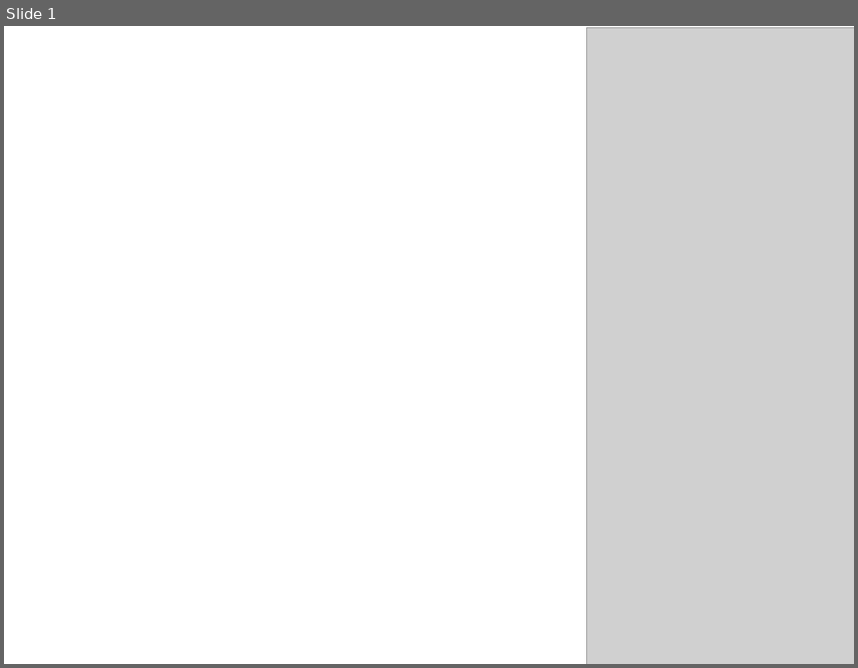
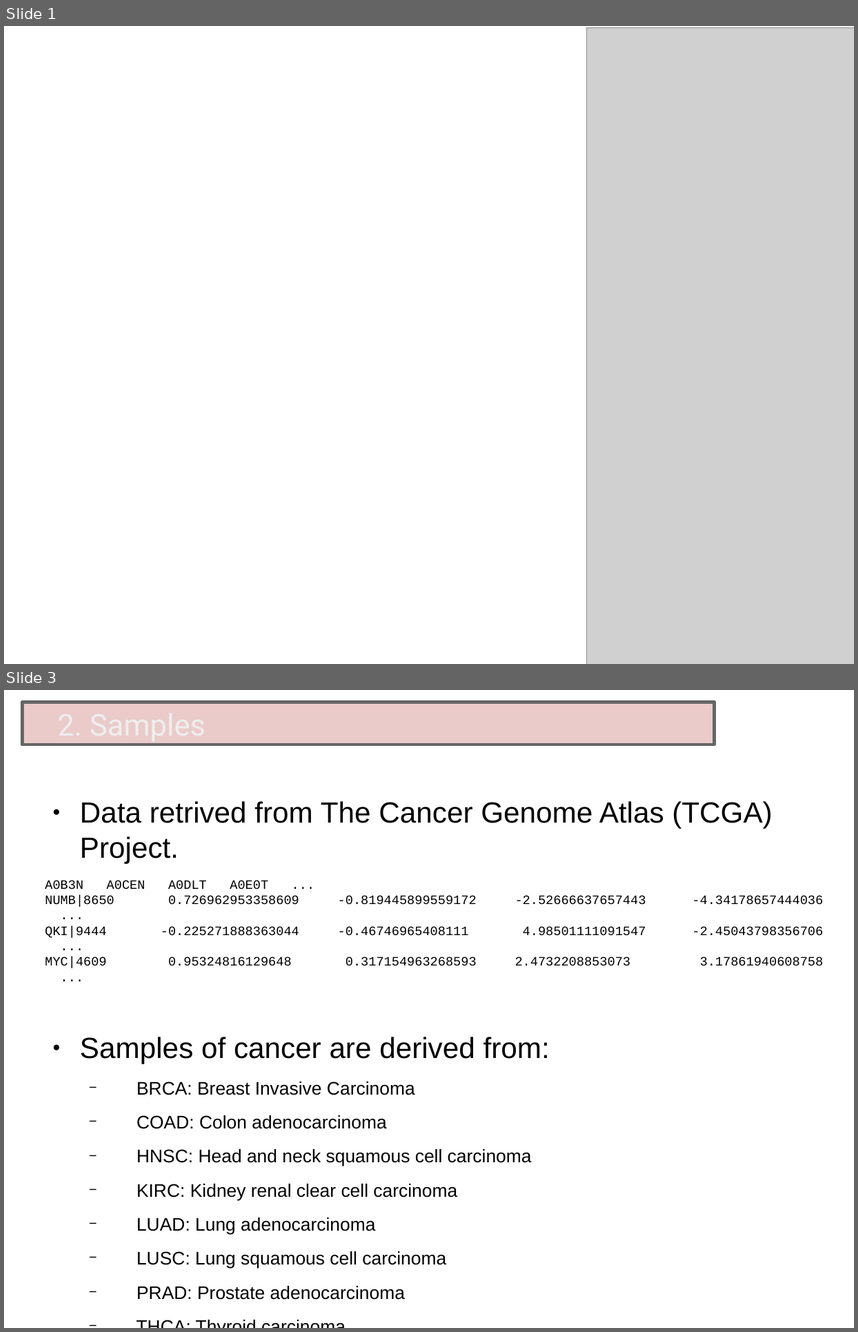
Before and after one commit to joanmarticarreras/AGB_naive_bayes, a slide deck: PPT.odp. Shown one above the other, each under a label of ours: slide 1 before the commit, slides 1 and 3 after it; the slides between them are not shown. The pictures are 858x668 and 858x1332 pixels, drawn with LibreOffice and Linux fonts; fonts in the diff are those of the drawing; grey boxes stand for pictures. Boxes give left, top, right and bottom in pixels: in the first picture for what was removed or moved away, otherwise in the second. Text is boxed around its words. In the diff, an @@ line names an element or a change of style, - is before the commit and + after.

```diff
--- a/PPT.odp
+++ b/PPT.odp
@@ slide 3 added at (4, 690, 854, 1328), background #FFFFFF @@
@@ rectangle added at (23, 702, 715, 745), fill #BA564D at 30% opacity, outline #666666 2.83 pt @@
@@ title added at (58, 704, 205, 744), 28 pt, text #EEEEEE @@
+2. Samples
@@ text added at (80, 801, 772, 1299), 17 pt, text #000000 @@
+● Data retrived from The Cancer Genome Atlas (TCGA) Project.
+● Samples of cancer are derived from:
+  − BRCA: Breast Invasive Carcinoma
+  − COAD: Colon adenocarcinoma
+  − HNSC: Head and neck squamous cell carcinoma
+  − KIRC: Kidney renal clear cell carcinoma
+  − LUAD: Lung adenocarcinoma
+  − LUSC: Lung squamous cell carcinoma
+  − PRAD: Prostate adenocarcinoma
+  − THCA: Thyroid carcinoma
@@ text added at (45, 880, 824, 966), 12 pt, text #000000 @@
+A0B3N A0CEN A0DLT A0E0T ...
+NUMB|8650 0.726962953358609 -0.819445899559172 -2.52666637657443 -4.34178657444036 ...
+QKI|9444 -0.225271888363044 -0.46746965408111 4.98501111091547 -2.45043798356706 ...
+MYC|4609 0.95324816129648 0.317154963268593 2.4732208853073 3.17861940608758 ...
```
Also in this commit, not shown: 1 slide changed, 5 other slides added, 4 slides removed.
